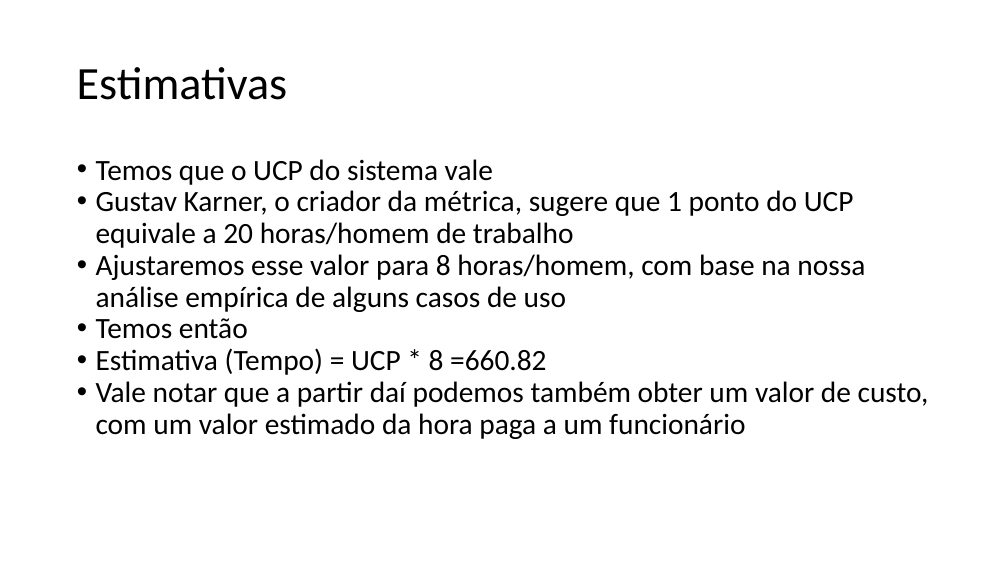
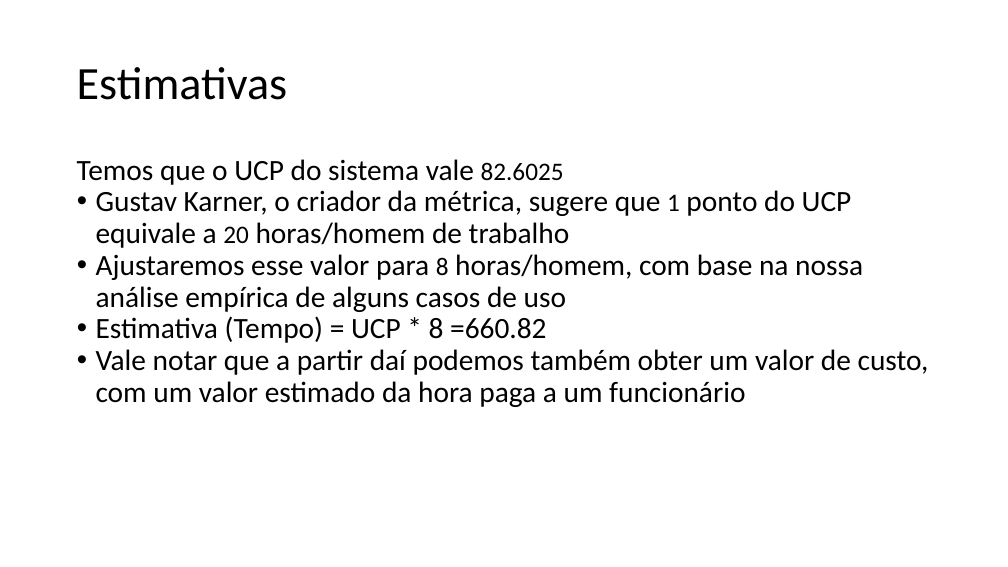
Before and after one commit to pedrolugao/EngSoft-2017.1-UFJF, a slide deck: slide 16 of Diagramas UML/Estimativas.pptx. Drawn at 1008x567 pixels with LibreOffice and Linux fonts; fonts in the diff are those of the drawing. Boxes give left, top, right and bottom in pixels: in the first picture for what was removed or moved away, otherwise in the second. Text is boxed around its words. In the diff, an @@ line names an element or a change of style, - is before the commit and + after.

```diff
--- a/Diagramas UML/Estimativas.pptx
+++ b/Diagramas UML/Estimativas.pptx
@@ text at box(77, 159, 564, 185): text changed @@
-• Temos que o UCP do sistema vale
+Temos que o UCP do sistema vale 82.6025
@@ text at box(96, 190, 863, 312): size 28 to 24 pt in "1 20", "8" @@
@@ text at box(96, 318, 248, 339): paragraph removed @@
-• Temos então
```
Also in this commit, not shown: 4 other slides changed, 2 other files.
